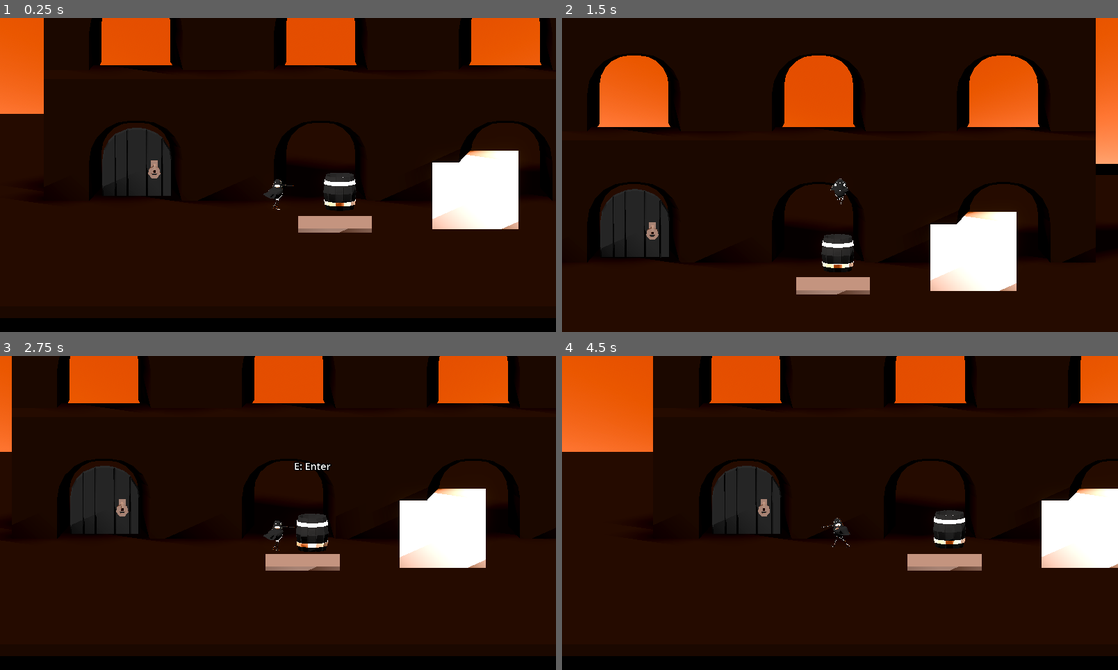
Above: before the commit, frames 1-4 (two rows, left to right).
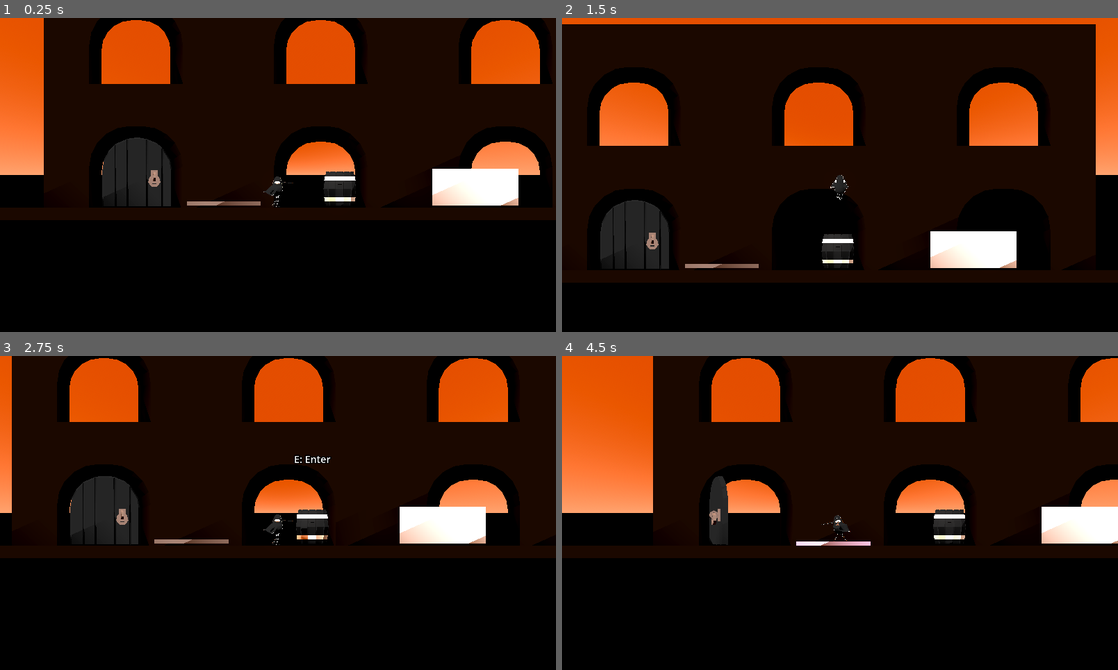
Above: after the commit, the same moments.

Repository: puleri/godot-test
Game: Godot game, scene res://scenes/Main.tscn
The game is run twice, just before and just after one commit, with the same random seed, the same clock (stepped at 60 frames per second) and the same inputs.
Inputs:
- Up to frame 1 (0.25 s): no input
- Up to frame 2 (1.5 s): tap Enter at 0.5 s; hold D (move_right) 0.53-1.28 s; tap E (interact) at 0.6, 1.35 s; tap Space (jump) at 0.77 s; hold S (move_down) from 1.28 s (still down)
- Up to frame 3 (2.75 s): tap Space (jump) at 1.52 s; release S (move_down) at 2.03 s; hold D (move_right) from 2.03 s (still down); tap E (interact) at 2.1 s
- Up to frame 4 (4.5 s): release D (move_right) at 2.78 s; hold W (move_up) 2.78-3.53 s; tap E (interact) at 2.85, 3.6, 4.35 s; tap Space (jump) at 3.02, 3.77 s; hold A (move_left) from 3.53 s (still down)

The runs differ from the first frame. In frame 1, 45% of the frame differs, in the area x 0-100%, y 0-96%; in frame 2, 33%; in frame 3, 44%; in frame 4, 47%.

Commit message:
2D perspective

Diff:
--- a/scenes/Main.tscn
+++ b/scenes/Main.tscn
@@ -226,13 +226,13 @@
 transform = Transform3D(1, 0, 0, 0, 1, 0, 0, 0, 1, 1.0037005, 0.27649748, 0.033763647)
 
 [node name="PressurePlate" parent="." unique_id=952225016 instance=ExtResource("9_plate")]
-transform = Transform3D(1, 0, 0, 0, 1, 0, 0, 0, 1, 0.9232273, 0.035, 1.7023618)
+transform = Transform3D(1, 0, 0, 0, 1, 0, 0, 0, 1, -0.8818393, 0.035, 0.009527326)
 target_door_path = NodePath("../Door01")
 
 [node name="Door01" parent="." unique_id=989831881 instance=ExtResource("5_c01mt")]
 transform = Transform3D(1, 0, 0, 0, 1, 0, 0, 0, 1, -2.8481953, -0.07979131, -1.2315761)
 
-[node name="Phase1CameraFlipTrigger" parent="." instance=ExtResource("10_camera_flip")]
+[node name="Phase1CameraFlipTrigger" parent="." unique_id=1903672257 instance=ExtResource("10_camera_flip")]
 transform = Transform3D(1, 0, 0, 0, 1, 0, 0, 0, 1, -2.2, 0.7, -1.55)
 
 [node name="ArchTest" parent="." unique_id=221741334 instance=ExtResource("6_c01mt")]
--- a/scenes/Player.tscn
+++ b/scenes/Player.tscn
@@ -24,7 +24,7 @@
 [node name="AnimationTree" type="AnimationTree" parent="." unique_id=2055849568]
 
 [node name="Camera3D" type="Camera3D" parent="." unique_id=760102314]
-transform = Transform3D(1, 0, 0, 0, 0.9848077, 0.17364825, 0, -0.17364825, 0.9848077, 0, 2.31, 10)
+transform = Transform3D(1, 0, 0, 0, 1, 0, 0, 0, 1, 0, 0.5, 10)
 projection = 1
 current = true
 fov = 62.0
--- a/scripts/player_controller.gd
+++ b/scripts/player_controller.gd
@@ -23,10 +23,10 @@
 @export var third_person_visual_yaw: float = 0.0
 @export var phase_1_vertical_axis_sign: float = -1.0
 @export var turn_speed: float = 2.8
-@export var phase_1_camera_position: Vector3 = Vector3(0.0, 2.31, 10.0)
-@export var phase_1_camera_rotation: Vector3 = Vector3(-0.174533, 0.0, 0.0)
-@export var phase_1_flipped_camera_position: Vector3 = Vector3(0.0, 2.31, -10.0)
-@export var phase_1_flipped_camera_rotation: Vector3 = Vector3(-0.174533, PI, 0.0)
+@export var phase_1_camera_position: Vector3 = Vector3(0.0, 0.5, 10.0)
+@export var phase_1_camera_rotation: Vector3 = Vector3(0.0, 0.0, 0.0)
+@export var phase_1_flipped_camera_position: Vector3 = Vector3(0.0, 0.5, -10.0)
+@export var phase_1_flipped_camera_rotation: Vector3 = Vector3(0.0, PI, 0.0)
 @export var phase_1_camera_flip_duration: float = 0.35
 @export var mirror_phase_1_controls_when_camera_flipped := true
 @export var phase_2_camera_position: Vector3 = Vector3(-6.0, 3.0, 0.0)
